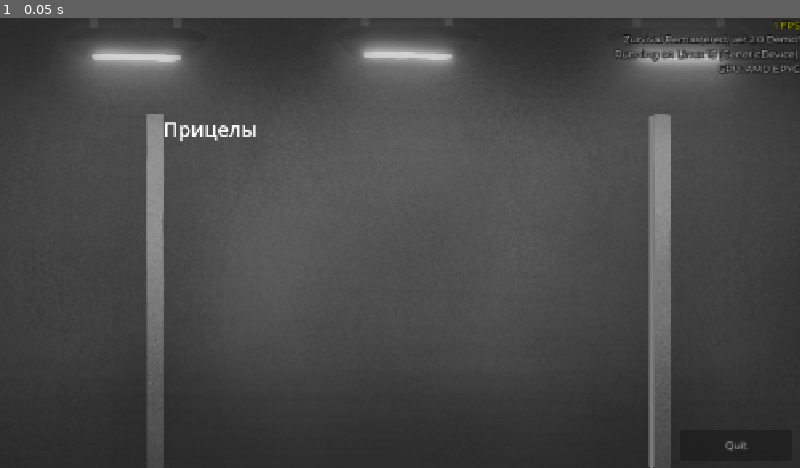
Above: before the commit, frame 1.
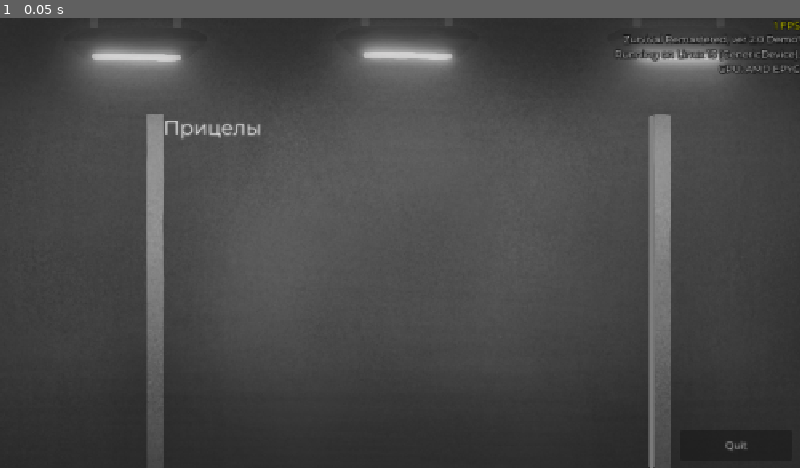
Above: after the commit, the same moment.

Repository: klodskateam/zurvival-remastered
Game: Godot game, scene res://storage.tscn
Two runs of this game, one before a commit and one after it. Both use one fixed random seed, a clock stepped at 60 frames per second and the inputs below. This scene is started directly instead of the project's main scene.
Inputs:
- Up to frame 1 (0.05 s): no input

The runs differ from the first frame. In frame 1, 0.3% of the frame differs, in the area x 20-33%, y 22-28%.

Commit message:
шрифт

Diff:
--- a/storage.tscn
+++ b/storage.tscn
@@ -31,6 +31,7 @@
 text = "$quit"
 
 [node name="ScrollContainer" type="ScrollContainer" parent="CanvasLayer"]
+use_parent_material = true
 offset_left = 261.0
 offset_top = 155.0
 offset_right = 1046.0
@@ -39,12 +40,15 @@
 vertical_scroll_mode = 2
 
 [node name="VBoxContainer" type="VBoxContainer" parent="CanvasLayer/ScrollContainer"]
+use_parent_material = true
 layout_mode = 2
 size_flags_horizontal = 3
 size_flags_vertical = 3
 
 [node name="Label" type="Label" parent="CanvasLayer/ScrollContainer/VBoxContainer"]
+use_parent_material = true
 layout_mode = 2
+theme = ExtResource("2_lnm35")
 text = "Прицелы"
 label_settings = SubResource("LabelSettings_wttin")
 
